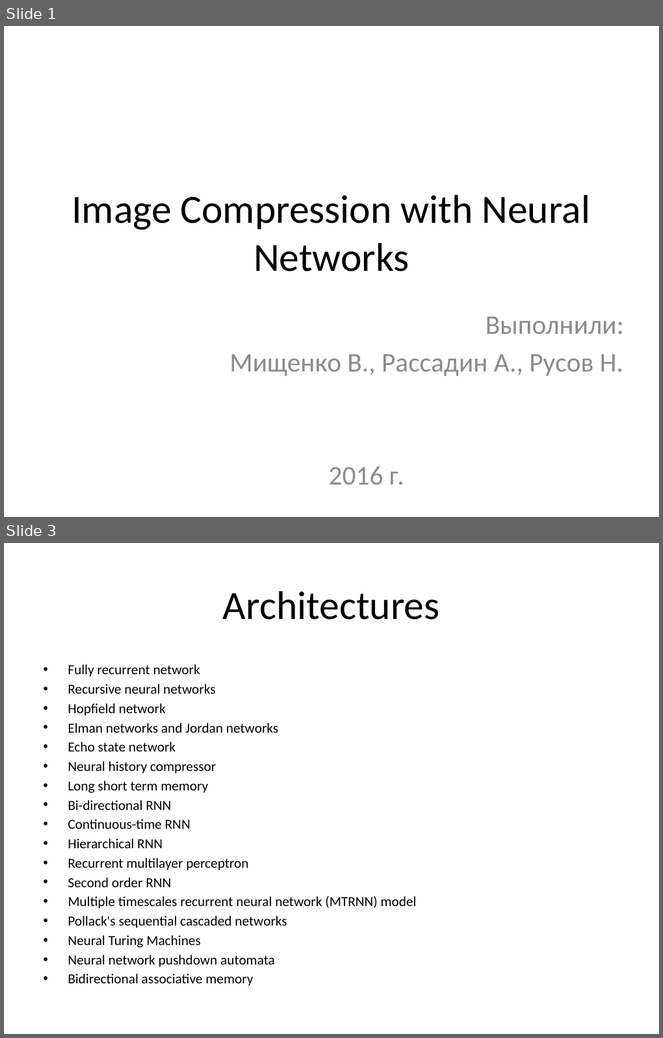
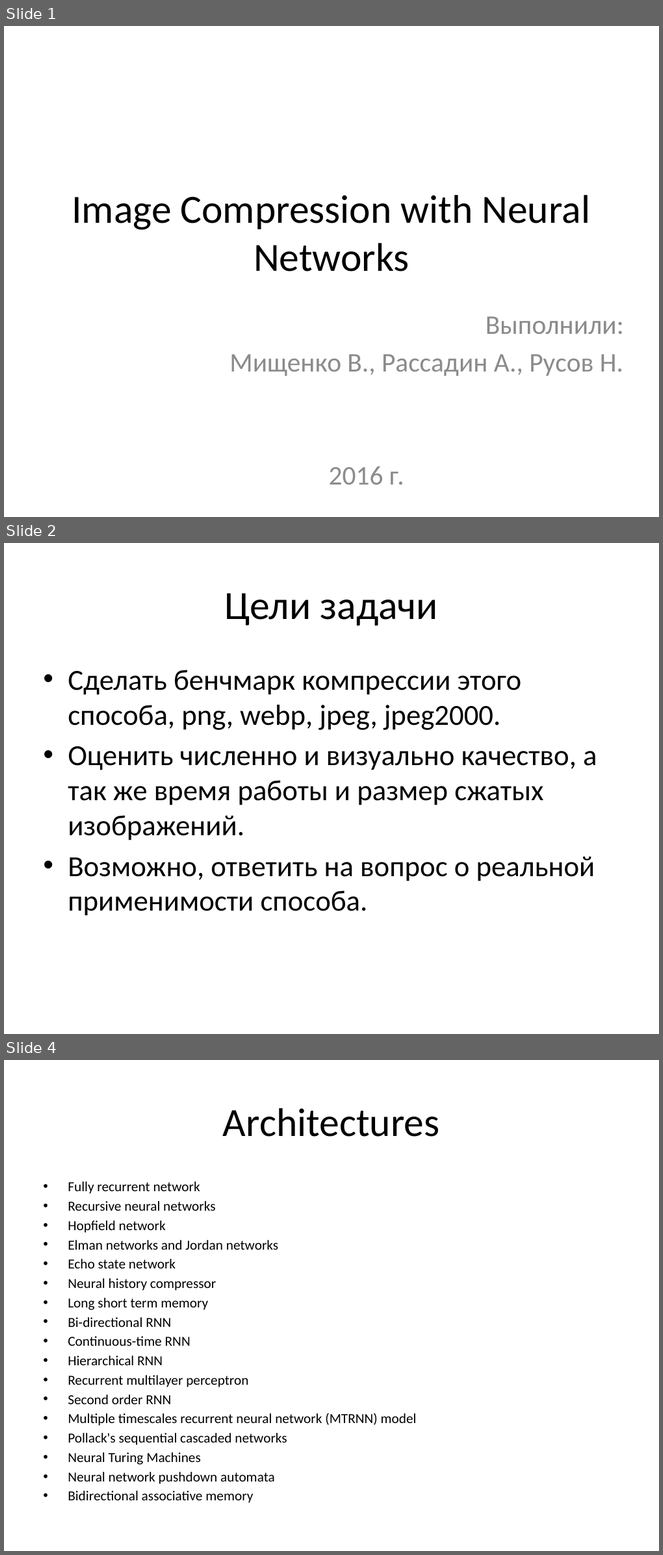
Before and after one commit to arassadin/image-compression-benchmarking, a slide deck: Image Compression with Neural Networks.pptx. Shown one above the other, each under a label of ours: slides 1 and 3 before the commit, slides 1, 2 and 4 after it; the slides between them are not shown. The pictures are 663x1038 and 663x1555 pixels, drawn with LibreOffice and Linux fonts; fonts in the diff are those of the drawing. Boxes give left, top, right and bottom in pixels: in the first picture for what was removed or moved away, otherwise in the second. Text is boxed around its words. In the diff, an @@ line names an element or a change of style, - is before the commit and + after.

```diff
--- a/Image Compression with Neural Networks.pptx
+++ b/Image Compression with Neural Networks.pptx
@@ slide 2 added at [4, 543, 659, 1034], background #FFFFFF @@
@@ title added at [224, 593, 438, 626], 44 pt, text #000000 @@
+Цели задачи
@@ text added at [68, 670, 597, 916], 32 pt, text #000000 @@
+• Сделать бенчмарк компрессии этого способа, png, webp, jpeg, jpeg2000.
+• Оценить численно и визуально качество, а так же время работы и размер сжатых изображений.
+• Возможно, ответить на вопрос о реальной применимости способа.
@@ what was slide 3 is now slide 4 @@
```
Also in this commit, not shown: 2 slides changed, 2 other slides added.
